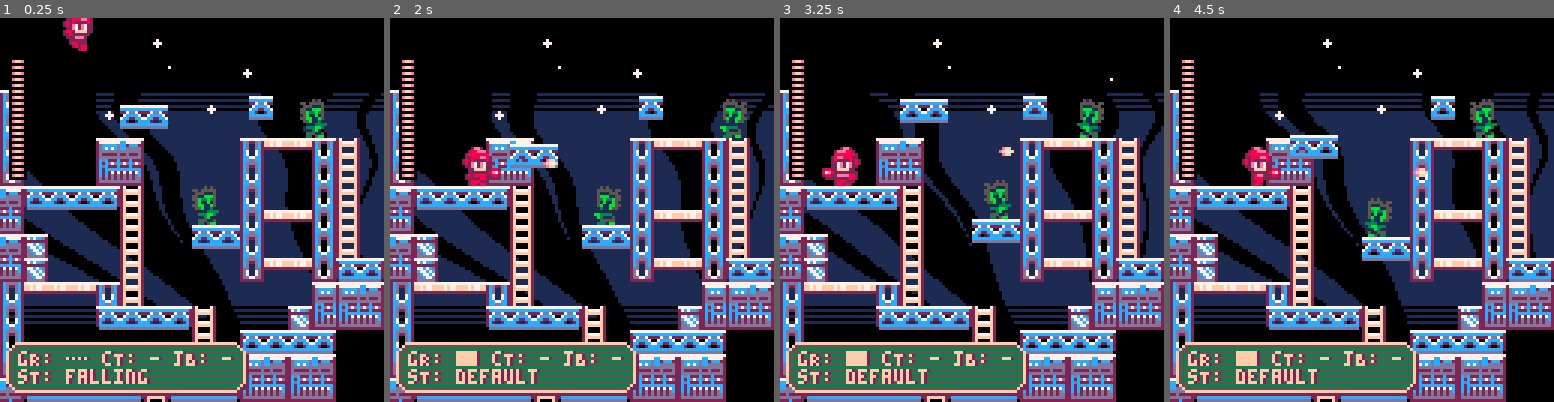
Above: before the commit, frames 1-4 (left to right).
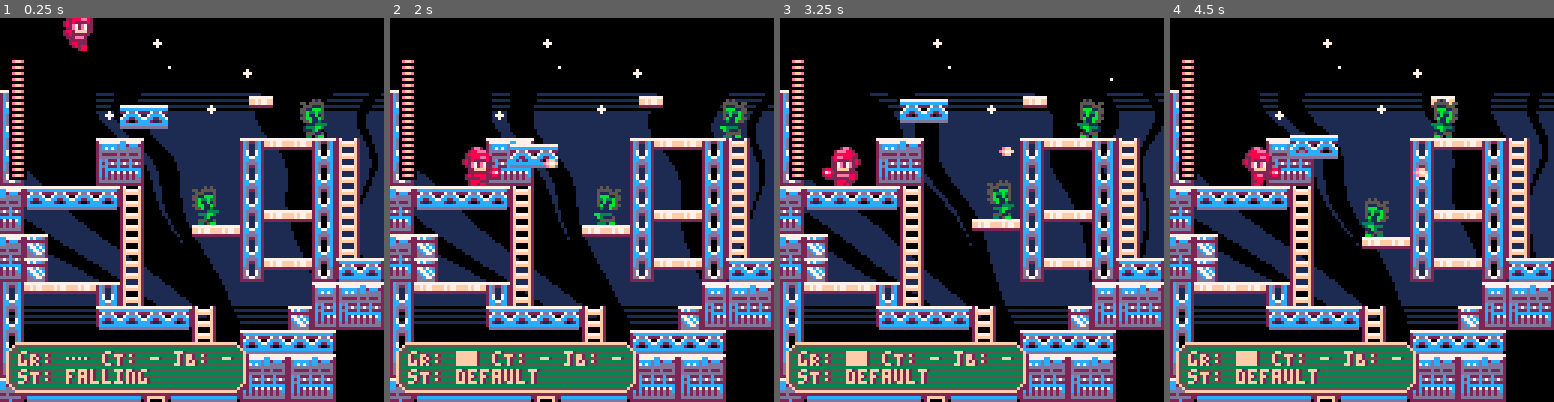
Above: after the commit, the same moments.

Repository: whckmstrjck/picoboy
Game: PICO-8 cartridge picoboy.p8
Same seed, same stepped clock (60 frames per second), same inputs: the game is played once before the commit and once after it.
Inputs:
- Up to frame 1 (0.25 s): no input
- Up to frame 2 (2 s): tap X (X key) at 0.33, 1.07, 1.85 s; tap O (Z key) at 0.7, 1.7 s; hold Right from 1.6 s (still down)
- Up to frame 3 (3.25 s): release Right at 2.1 s; tap O (Z key) at 2.1, 2.5, 2.9 s; hold Up 2.15-2.42 s; hold Right 2.47-3.03 s; tap X (X key) at 2.97 s; hold Left from 3.08 s (still down)
- Up to frame 4 (4.5 s): tap O (Z key) at 3.3, 3.7, 4.1 s; release Left at 3.58 s; hold Down 3.63-3.97 s; hold Right from 4.02 s (still down); tap X (X key) at 4.08 s

The runs differ from the first frame. In frame 1, 1.0% of the frame differs, in the area x 50-72%, y 21-61%; in frame 2, 1.0%; in frame 3, 1.3%; in frame 4, 2.1%, in the area x 50-86%, y 21-64%.

Commit message:
Refactor platform types and collision handling for improved interaction

Diff:
--- a/lua/_init.lua
+++ b/lua/_init.lua
@@ -8,8 +8,8 @@
 
   platforms = {
     Platform:new({ x = 40, y = 10, width = 16, range = 20, moving = true }),
-    Platform:new({ x = 64, y = 50, width = 16, moving = true }),
-    Platform:new({ x = 80, y = 10, width = 8, direction = 'horizontal', moving = true })
+    Platform:new({ x = 64, y = 50, width = 16, moving = true, type = 'semisolid' }),
+    Platform:new({ x = 80, y = 10, width = 8, type = 'semisolid', direction = 'horizontal', moving = true })
   }
   -- platforms = {}
   enemies = {}
--- a/lua/classes/actor.lua
+++ b/lua/classes/actor.lua
@@ -58,7 +58,7 @@
     for y_check in all(y_checks) do
       for platform in all(platforms) do
         if not cam:out_of_bounds(platform) then
-          if platform:collide_point(x_check, y_check) then
+          if platform.type == 'solid' and platform:collide_point(x_check, y_check) then
             platform_hit = platform
             break
           end
@@ -121,7 +121,13 @@
     for x_check in all(x_checks) do
       for platform in all(platforms) do
         if not cam:out_of_bounds(platform) then
-          if platform:collide_point(x_check, y_check) then
+          if platform.type == 'solid' and platform:collide_point(x_check, y_check) then
+            platform_hit = platform
+            break
+          elseif platform.type == 'semisolid'
+              and dir > 0
+              and (y + height - 1) < platform.y
+              and platform:collide_point(x_check, y_check) then
             platform_hit = platform
             break
           end
--- a/lua/classes/platform.lua
+++ b/lua/classes/platform.lua
@@ -58,7 +58,7 @@
       if x > max_pos or x < min_pos then dir = dir * -1 end
     end
 
-    if (direction == 'horizontal') then
+    if (direction == 'horizontal' and type == 'solid') then
       try_push_actor(_ENV, G.player, move_amount)
       for enemy in all(G.enemies) do
         try_push_actor(_ENV, enemy, move_amount)
@@ -77,7 +77,7 @@
   end,
   draw = function(_ENV)
     for i = 0, width - 8, 8 do
-      spr(130, x + i, y)
+      spr(type == 'solid' and 130 or 177, x + i, y)
     end
     -- rectfill(x, y, x + width - 1, y + height - 1, 5)
   end
